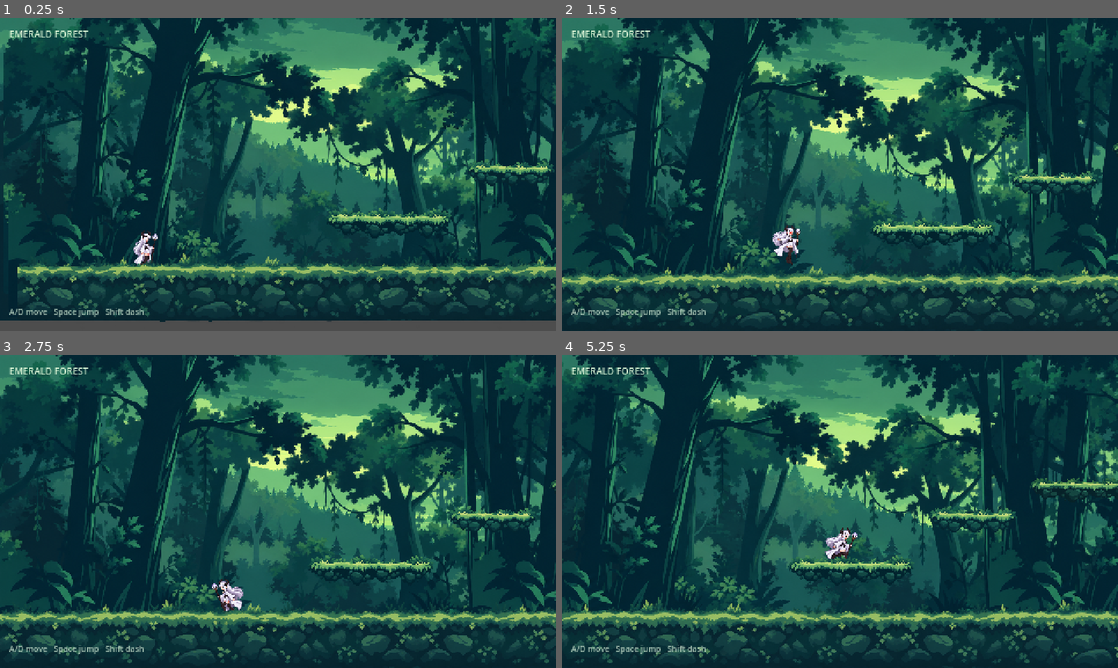
Above: before the commit, frames 1-4 (two rows, left to right).
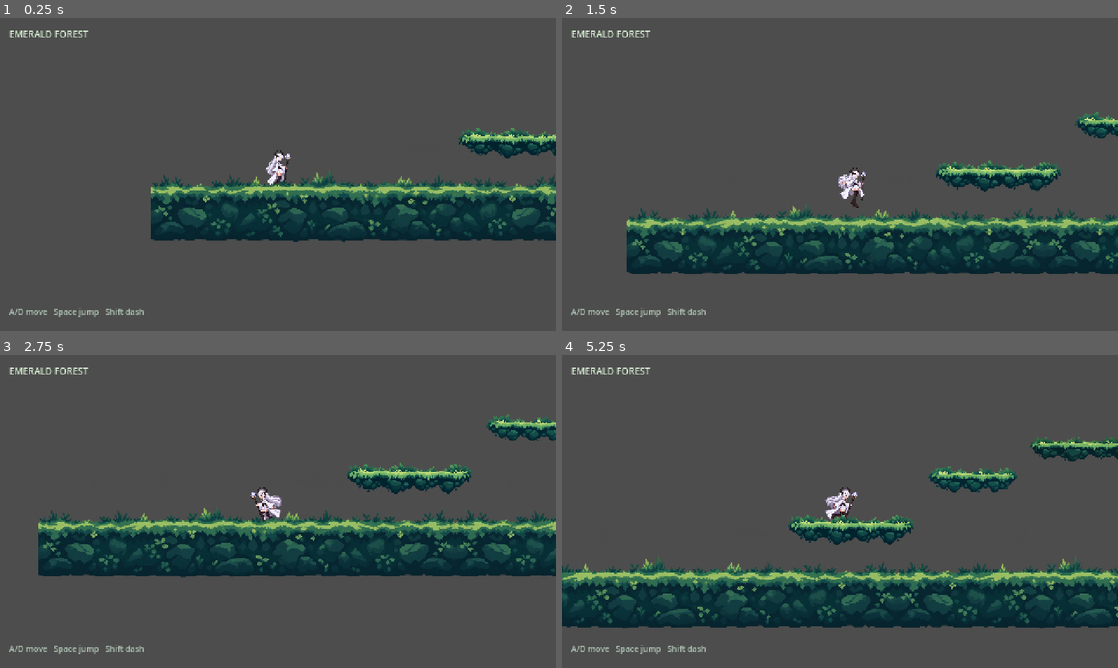
Above: after the commit, the same moments.

Repository: Eclipset13/fastcast
Game: Godot game, scene res://scenes/main.tscn
Same seed, same stepped clock (60 frames per second), same inputs: the game is played once before the commit and once after it.
Inputs:
- Up to frame 1 (0.25 s): no input
- Up to frame 2 (1.5 s): tap Enter at 0.5 s; hold D from 0.53 s (still down); tap 0 at 0.6 s; tap Space at 0.77 s; tap 9 at 1.35 s
- Up to frame 3 (2.75 s): tap Space at 1.52 s; release D at 2.03 s; hold A from 2.03 s (still down); tap Z at 2.1 s
- Up to frame 4 (5.25 s): release A at 2.78 s; hold D 2.78-4.28 s; tap Shift at 2.85 s; tap Space at 3.02, 3.77, 4.52 s; tap 0 at 3.6 s; hold A 4.28-5.03 s; tap 9 at 4.35 s; hold D from 5.03 s (still down); tap Z at 5.1 s

The runs differ from the first frame. In frame 1, 90% of the frame differs, in the area x 0-100%, y 0-98%; in frame 2, 91%; in frame 3, 91%; in frame 4, 92%, in the area x 0-100%, y 0-100%.
Error after the commit: Parse Error: Cannot infer the type of "support" variable because the value doesn't have a set type. (res://scripts/levels/emerald_forest.gd:74)

Commit message:
Gate encounters and stage grounded battles

Diff:
--- a/godot/scripts/enemies/forest_savage.gd
+++ b/godot/scripts/enemies/forest_savage.gd
@@ -15,6 +15,7 @@
 const WALK_FPS := 10.0
 const ATTACK_FPS := 10.0
 const ATTACK_IMPACT_FRAME := 5
+const ENCOUNTER_HEIGHT_TOLERANCE := 8.0
 
 static var _idle_frame_cache: Dictionary = {}
 static var _walk_frames_cache: Array = []
@@ -57,10 +58,14 @@
 var _idle_scale: float = 0.0
 var _walk_scale: float = 0.0
 var _attack_scale: float = 0.0
+var _encounter_candidate: CharacterBody2D = null
+var _encounter_request_pending: bool = false
+var _spawn_position: Vector2
 
 
 func _ready() -> void:
 	hp = max_hp
+	_spawn_position = global_position
 	_home_x = global_position.x
 	_direction = -1.0 if starts_facing_left else 1.0
 
@@ -74,6 +79,7 @@
 		return
 
 	_encounter_area.body_entered.connect(_on_encounter_body_entered)
+	_encounter_area.body_exited.connect(_on_encounter_body_exited)
 
 
 func _process(delta: float) -> void:
@@ -122,9 +128,12 @@
 		_walk_time = 0.0
 		_show_idle()
 
+	_try_request_encounter()
+
 
 func set_combat_locked(locked: bool, player_x: float = global_position.x) -> void:
 	combat_locked = locked
+	_encounter_request_pending = false
 	velocity = Vector2.ZERO
 	_walk_time = 0.0
 	if locked:
@@ -168,12 +177,28 @@
 	defeated = false
 	hp = max_hp
 	combat_locked = false
+	_encounter_request_pending = false
+	global_position = _spawn_position
+	_home_x = _spawn_position.x
+	velocity = Vector2.ZERO
 	visible = true
 	process_mode = Node.PROCESS_MODE_INHERIT
 	collision_layer = 1
 	collision_mask = 1
 	_attacking = false
 	_show_idle()
+
+
+func prepare_for_battle_position(world_position: Vector2) -> void:
+	global_position = world_position
+	velocity = Vector2.ZERO
+	_walk_time = 0.0
+	_encounter_request_pending = false
+	_show_idle()
+
+
+func cancel_encounter_request() -> void:
+	_encounter_request_pending = false
 
 
 func defeat() -> void:
@@ -256,10 +281,35 @@
 
 
 func _on_encounter_body_entered(body: Node) -> void:
-	if defeated or combat_locked:
-		return
-	if body.name != "Player":
-		return
+	if defeated or combat_locked or body.name != "Player":
+		return
+
+	_encounter_candidate = body as CharacterBody2D
+	_encounter_request_pending = false
+
+
+func _on_encounter_body_exited(body: Node) -> void:
+	if body != _encounter_candidate:
+		return
+
+	_encounter_candidate = null
+	_encounter_request_pending = false
+
+
+func _try_request_encounter() -> void:
+	if defeated or combat_locked or _encounter_request_pending:
+		return
+	if _encounter_candidate == null or not is_instance_valid(_encounter_candidate):
+		return
+	if not is_on_floor() or not _encounter_candidate.is_on_floor():
+		return
+
+	var standing_on_enemy := bool(_encounter_candidate.call("is_standing_on_body", self))
+	var same_height := absf(_encounter_candidate.global_position.y - global_position.y) <= ENCOUNTER_HEIGHT_TOLERANCE
+	if not same_height and not standing_on_enemy:
+		return
+
+	_encounter_request_pending = true
 	encounter_requested.emit(self)
 
 
--- a/godot/scripts/levels/emerald_forest.gd
+++ b/godot/scripts/levels/emerald_forest.gd
@@ -5,11 +5,19 @@
 const VIEW_HEIGHT := 270.0
 const GROUND_Y := 226.0
 
+const BODY_HALF_HEIGHT := 12.0
+const BATTLE_TARGET_SPACING := 132.0
+const BATTLE_MIN_SPACING := 24.0
+const BATTLE_SEARCH_RADIUS := 170.0
+const BATTLE_SAMPLE_STEP := 4.0
+const BATTLE_SURFACE_TOLERANCE := 5.0
+const BATTLE_EDGE_MARGIN := 18.0
+
 const BG_FAR := preload("res://assets/biomes/emerald-forest/bg-far.png")
 const BG_MID := preload("res://assets/biomes/emerald-forest/bg-mid.png")
 const BG_NEAR := preload("res://assets/biomes/emerald-forest/bg-near.png")
 
-@onready var _player = $Player
+@onready var _player: CharacterBody2D = $Player
 @onready var _combat_overlay = $CombatOverlay
 @onready var _combat_controller = $CombatController
 @onready var _controls_label: Label = $HUD/Controls
@@ -43,8 +51,95 @@
 			enemy.connect("encounter_requested", Callable(self, "_on_encounter_requested"))
 
 
-func _on_encounter_requested(enemy) -> void:
+func _on_encounter_requested(enemy: CharacterBody2D) -> void:
+	var standing_on_enemy := bool(_player.call("is_standing_on_body", enemy))
+	if standing_on_enemy and not _stage_stacked_encounter(enemy):
+		enemy.call("cancel_encounter_request")
+		return
+
 	_combat_controller.call("start", enemy, _player, _combat_overlay)
+
+
+func _stage_stacked_encounter(enemy: CharacterBody2D) -> bool:
+	var surface_y := enemy.global_position.y + BODY_HALF_HEIGHT
+	var center_x := enemy.global_position.x
+	var candidates: Array[Vector2] = []
+
+	var start_x := maxf(BATTLE_EDGE_MARGIN, center_x - BATTLE_SEARCH_RADIUS)
+	var end_x := minf(WORLD_WIDTH - BATTLE_EDGE_MARGIN, center_x + BATTLE_SEARCH_RADIUS)
+	var sample_count := int(floor((end_x - start_x) / BATTLE_SAMPLE_STEP)) + 1
+
+	for index in range(sample_count):
+		var x := start_x + float(index) * BATTLE_SAMPLE_STEP
+		var support := _find_battle_support(x, surface_y, enemy)
+		if support != null:
+			candidates.append(support)
+
+	if candidates.size() < 2:
+		return false
+
+	var best_left := Vector2.ZERO
+	var best_right := Vector2.ZERO
+	var best_spacing := -1.0
+	var best_center_error := INF
+
+	for left_index in range(candidates.size()):
+		for right_index in range(left_index + 1, candidates.size()):
+			var left := candidates[left_index]
+			var right := candidates[right_index]
+			var spacing := right.x - left.x
+			if spacing < BATTLE_MIN_SPACING or spacing > BATTLE_TARGET_SPACING + BATTLE_SAMPLE_STEP:
+				continue
+			if absf(left.y - right.y) > BATTLE_SURFACE_TOLERANCE:
+				continue
+
+			var pair_center := (left.x + right.x) * 0.5
+			var center_error := absf(pair_center - center_x)
+			var better_spacing := spacing > best_spacing + 0.1
+			var same_spacing_better_center := absf(spacing - best_spacing) <= 0.1 and center_error < best_center_error
+			if better_spacing or same_spacing_better_center:
+				best_spacing = spacing
+				best_center_error = center_error
+				best_left = left
+				best_right = right
+
+	if best_spacing < BATTLE_MIN_SPACING:
+		return false
+
+	var player_was_right := _player.global_position.x > enemy.global_position.x + 1.0
+	var player_position := best_right if player_was_right else best_left
+	var enemy_position := best_left if player_was_right else best_right
+
+	_player.call("prepare_for_battle_position", player_position)
+	enemy.call("prepare_for_battle_position", enemy_position)
+	return true
+
+
+func _find_battle_support(
+	x: float,
+	reference_surface_y: float,
+	enemy: CharacterBody2D
+):
+	var from := Vector2(x, reference_surface_y - 18.0)
+	var to := Vector2(x, reference_surface_y + 26.0)
+	var exclude: Array[RID] = [_player.get_rid(), enemy.get_rid()]
+	var query := PhysicsRayQueryParameters2D.create(from, to, 1, exclude)
+	query.collide_with_areas = false
+	query.collide_with_bodies = true
+
+	var hit := get_world_2d().direct_space_state.intersect_ray(query)
+	if hit.is_empty():
+		return null
+
+	var collider = hit.get("collider")
+	if collider is CharacterBody2D:
+		return null
+
+	var hit_position: Vector2 = hit["position"]
+	if absf(hit_position.y - reference_surface_y) > BATTLE_SURFACE_TOLERANCE:
+		return null
+
+	return Vector2(x, hit_position.y - BODY_HALF_HEIGHT)
 
 
 func _on_battle_started() -> void:
--- a/godot/scripts/player/player.gd
+++ b/godot/scripts/player/player.gd
@@ -59,6 +59,29 @@
 	_air_dash_available = true
 	_run_animation_time = 0.0
 	_show_idle()
+
+
+func prepare_for_battle_position(world_position: Vector2) -> void:
+	global_position = world_position
+	velocity = Vector2.ZERO
+	_dash_time_left = 0.0
+	_dash_cooldown_left = 0.0
+	_jump_requested = false
+	_dash_requested = false
+	_run_animation_time = 0.0
+	_show_idle()
+
+
+func is_standing_on_body(body: Node) -> bool:
+	if not is_on_floor():
+		return false
+
+	for index in range(get_slide_collision_count()):
+		var collision := get_slide_collision(index)
+		if collision.get_collider() == body and collision.get_normal().y < -0.7:
+			return true
+
+	return false
 
 
 func _unhandled_input(event: InputEvent) -> void:
